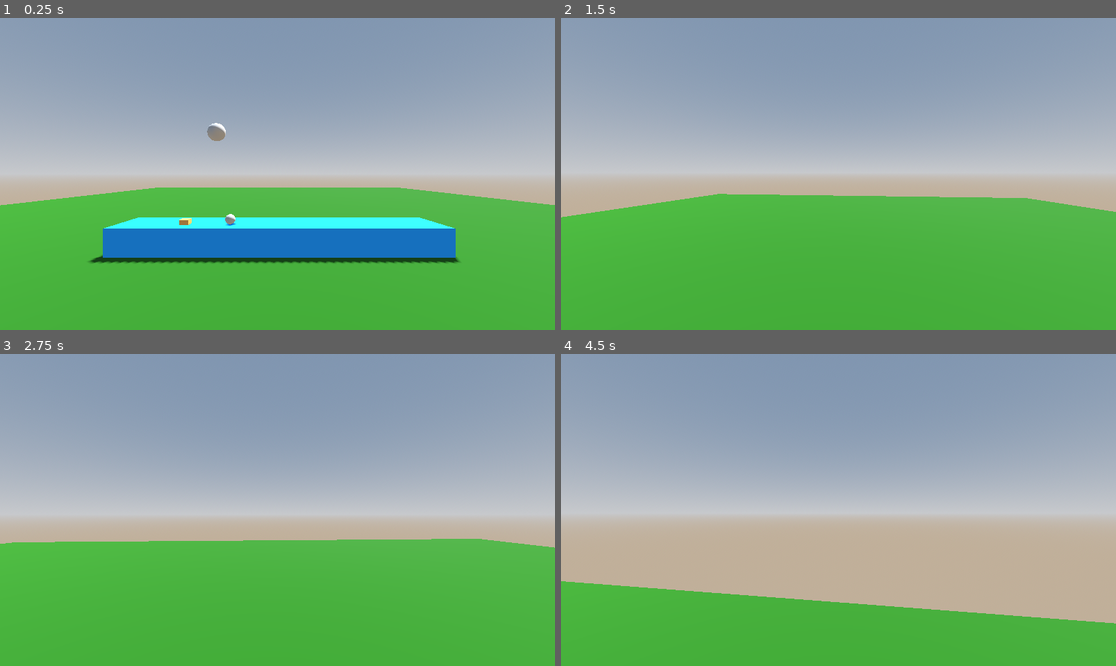
Above: before the commit, frames 1-4 (two rows, left to right).
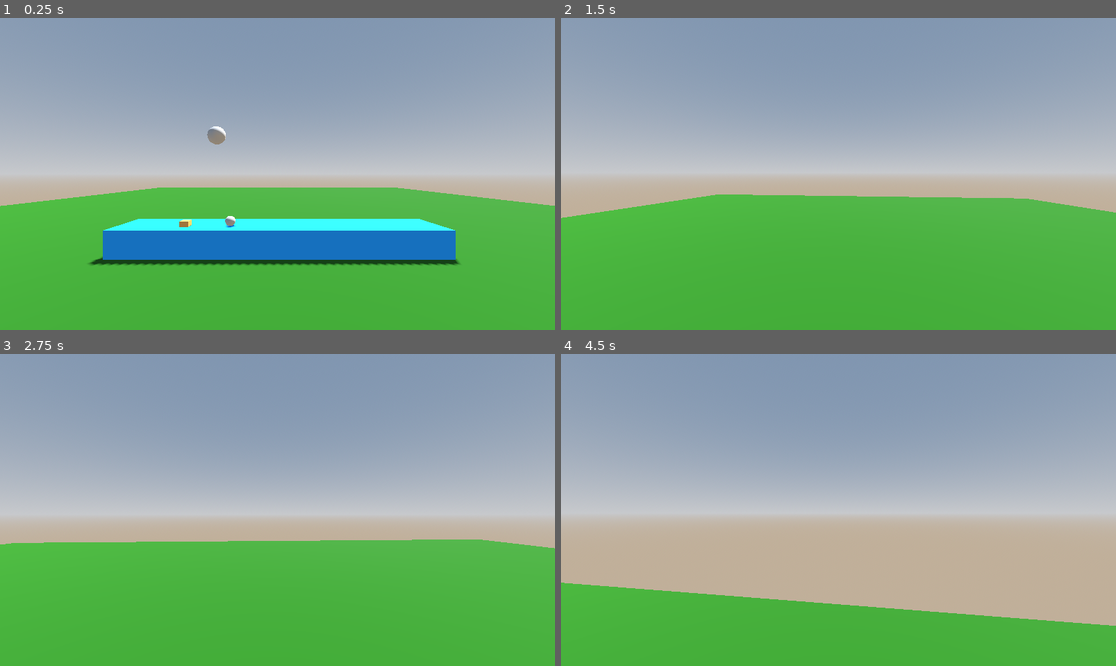
Above: after the commit, the same moments.

Repository: bgilross/cookin
Game: Godot game, scene res://scenes/main_scene.tscn
The game is run twice, just before and just after one commit, with the same random seed, the same clock (stepped at 60 frames per second) and the same inputs.
Inputs (mouse positions are in pixels of both pictures, inside the frame that each line leads up to):
- Up to frame 1 (0.25 s): no input
- Up to frame 2 (1.5 s): tap Enter (ui_accept) at 0.5, 0.77 s; move the mouse to (866, 174) at 0.52 s; hold F (interact) 0.53-1.28 s; hold W (forward) from 0.53 s (still down); move the mouse to (810, 174) at 1.27 s; tap F (interact) at 1.35 s
- Up to frame 3 (2.75 s): keep holding W (forward); tap Enter (ui_accept) at 1.52 s; move the mouse to (288, 503) at 2.02 s; hold F (interact) from 2.03 s (still down)
- Up to frame 4 (4.5 s): keep holding W (forward); move the mouse to (832, 516) at 2.77 s; release F (interact) at 2.78 s; tap F (interact) at 2.85, 4.35 s; tap Enter (ui_accept) at 3.02, 3.77 s; move the mouse to (877, 513) at 3.52 s; hold F (interact) 3.53-4.28 s; move the mouse to (794, 506) at 4.27 s

The runs differ from the first frame. In frame 1, 2.1% of the frame differs, in the area x 0-100%, y 33-80%; in frame 2, 0.1%; in frame 3, 0.2%; in frame 4, 0.6%.

Commit message:
added physics materials and adjust solver settings of balls, this greatly enhances their physics responses. also added secondary collider to player to handle the pushing away of rigidbodies. def needs tweaking. needs weight considerations as well

Diff:
--- a/prefabs/ball.tscn
+++ b/prefabs/ball.tscn
@@ -1,6 +1,11 @@
-[gd_scene load_steps=4 format=3 uid="uid://choa0mv3yrclv"]
+[gd_scene load_steps=5 format=3 uid="uid://choa0mv3yrclv"]
 
 [ext_resource type="Script" uid="uid://vj30gt45i5qi" path="res://scripts/PickableObject.gd" id="1_10x6a"]
+
+[sub_resource type="PhysicsMaterial" id="PhysicsMaterial_10x6a"]
+friction = 0.3
+rough = true
+bounce = 0.6
 
 [sub_resource type="SphereMesh" id="SphereMesh_10x6a"]
 radius = 0.1
@@ -10,6 +15,12 @@
 radius = 0.112505
 
 [node name="RigidBody3D" type="RigidBody3D"]
+transform = Transform3D(1, 0, 0, 0, 1, 0, 0, 0, 1, 0, 0.0220901, 0)
+mass = 0.5
+physics_material_override = SubResource("PhysicsMaterial_10x6a")
+continuous_cd = true
+contact_monitor = true
+max_contacts_reported = 4
 script = ExtResource("1_10x6a")
 
 [node name="MeshInstance3D" type="MeshInstance3D" parent="."]
--- a/scenes/main_scene.tscn
+++ b/scenes/main_scene.tscn
@@ -27,7 +27,15 @@
 
 [sub_resource type="CapsuleShape3D" id="CapsuleShape3D_2c62f"]
 
+[sub_resource type="BoxShape3D" id="BoxShape3D_pu3yx"]
+size = Vector3(1, 2.04785, 1)
+
 [sub_resource type="SphereMesh" id="SphereMesh_pw63i"]
+
+[sub_resource type="CapsuleMesh" id="CapsuleMesh_pu3yx"]
+
+[sub_resource type="BoxShape3D" id="BoxShape3D_gubc5"]
+size = Vector3(1, 2.06934, 0.348633)
 
 [node name="MainScene" type="Node3D"]
 
@@ -75,11 +83,16 @@
 
 [node name="PlayerBody" type="CharacterBody3D" parent="."]
 transform = Transform3D(1, 0, 0, 0, 1, 0, 0, 0, 1, -0.0357316, -0.0223504, 0.0305508)
+platform_on_leave = 2
 script = ExtResource("1_w2twt")
 
 [node name="CollisionShape3D" type="CollisionShape3D" parent="PlayerBody"]
-transform = Transform3D(1, 0, 0, 0, 1, 0, 0, 0, 1, 0.000872135, 1.00854, 0.0041368)
+transform = Transform3D(1, 0, 0, 0, 1, 0, 0, 0, 1, 0.000872135, 0.974133, 0.0041368)
 shape = SubResource("CapsuleShape3D_2c62f")
+
+[node name="CollisionShape3D2" type="CollisionShape3D" parent="PlayerBody"]
+transform = Transform3D(1, 0, 0, 0, 1, 0, 0, 0, 1, 0.00106716, 1.0119, 0.00384444)
+shape = SubResource("BoxShape3D_pu3yx")
 
 [node name="Camera3D" type="Camera3D" parent="PlayerBody"]
 transform = Transform3D(1, 0, 0, 0, 1, 0, 0, 0, 1, 0, 1.55354, 0)
@@ -96,6 +109,17 @@
 visible = false
 mesh = SubResource("SphereMesh_pw63i")
 
+[node name="MeshInstance3D" type="MeshInstance3D" parent="PlayerBody"]
+transform = Transform3D(1, 0, 0, 0, 1, 0, 0, 0, 1, 0, 0.982113, 0)
+mesh = SubResource("CapsuleMesh_pu3yx")
+
+[node name="PushArea" type="Area3D" parent="PlayerBody"]
+transform = Transform3D(1, 0, 0, 0, 1, 0, 0, 0, 1, 0, 0.448819, -0.734512)
+
+[node name="CollisionShape3D" type="CollisionShape3D" parent="PlayerBody/PushArea"]
+transform = Transform3D(1, 0, 0, 0, 1, 0, 0, 0, 1, 8.05855e-05, 0.576256, 0.352206)
+shape = SubResource("BoxShape3D_gubc5")
+
 [node name="SpawnPoint" type="Node3D" parent="."]
 transform = Transform3D(1, 0, 0, 0, 1, 0, 0, 0, 1, -0.0478077, 4.26184, -2.56161)
 
@@ -111,3 +135,6 @@
 
 [node name="RigidBody3D2" parent="." instance=ExtResource("5_gubc5")]
 transform = Transform3D(1, 0, 0, 0, 1, 0, 0, 0, 1, -0.710888, 2.2606, -2.24978)
+
+[node name="RigidBody3D3" parent="." instance=ExtResource("5_gubc5")]
+transform = Transform3D(1, 0, 0, 0, 1, 0, 0, 0, 1, -0.38469, 0.0635532, -0.915479)
--- a/scripts/PickableObject.gd
+++ b/scripts/PickableObject.gd
@@ -1,3 +1,5 @@
+#PickableObject.gd
+
 extends RigidBody3D
 
 @export var interact_text: String = "Press F to pick up"
--- a/scripts/PlayerBodyController.gd
+++ b/scripts/PlayerBodyController.gd
@@ -1,3 +1,4 @@
+#PlayerBodyController.gd
 extends CharacterBody3D
 
 const SPEED = 5.0
@@ -7,11 +8,14 @@
 var pitch := 0.0
 var current_target: Node = null
 var held_object: Node3D = null
+var push_force := 1.1
 
 @onready var camera := $Camera3D
 @onready var raycast := $Camera3D/RayCast3D
 @onready var interact_label := $"../CanvasLayer/Label"
 @onready var hold_position := $Camera3D/HoldPosition
+@onready var push_area := $PushArea
+
 
 func _ready() -> void:
 	Input.set_mouse_mode(Input.MOUSE_MODE_CAPTURED)
@@ -28,7 +32,11 @@
 
 func _physics_process(delta: float) -> void:
 	handle_movement(delta)
+	move_and_slide()
 	handle_interaction_raycast()
+	handle_push_collisions()
+
+
 
 func _unhandled_input(event: InputEvent) -> void:
 	if event.is_action_pressed("interact"):
@@ -36,6 +44,14 @@
 			drop_held_object()
 		elif current_target and current_target.has_method("interact"):
 			current_target.interact(self)
+
+func handle_push_collisions():
+	for body in push_area.get_overlapping_bodies():
+			if body is RigidBody3D:
+				var dir = (body.global_position - global_position).normalized()
+				dir.y = 0
+				body.apply_impulse(dir * push_force)
+
 
 # ----------------------------
 # Movement
@@ -49,6 +65,7 @@
 
 	var input_dir := Input.get_vector("left", "right", "forward", "back")
 	var direction := (transform.basis * Vector3(input_dir.x, 0, input_dir.y)).normalized()
+	var push_strength = 2
 
 	if direction:
 		velocity.x = direction.x * SPEED
@@ -57,7 +74,8 @@
 		velocity.x = move_toward(velocity.x, 0, SPEED)
 		velocity.z = move_toward(velocity.z, 0, SPEED)
 
-	move_and_slide()
+
+
 
 # ----------------------------
 # Interaction
--- a/scripts/SpawnerButton.gd
+++ b/scripts/SpawnerButton.gd
@@ -1,3 +1,4 @@
+#SpawnerButton.gd
 extends StaticBody3D
 
 @export var interact_text: String = "Press F to activate"
Not shown: 1 places in scenes/main_scene.tscn that only renumber resources
